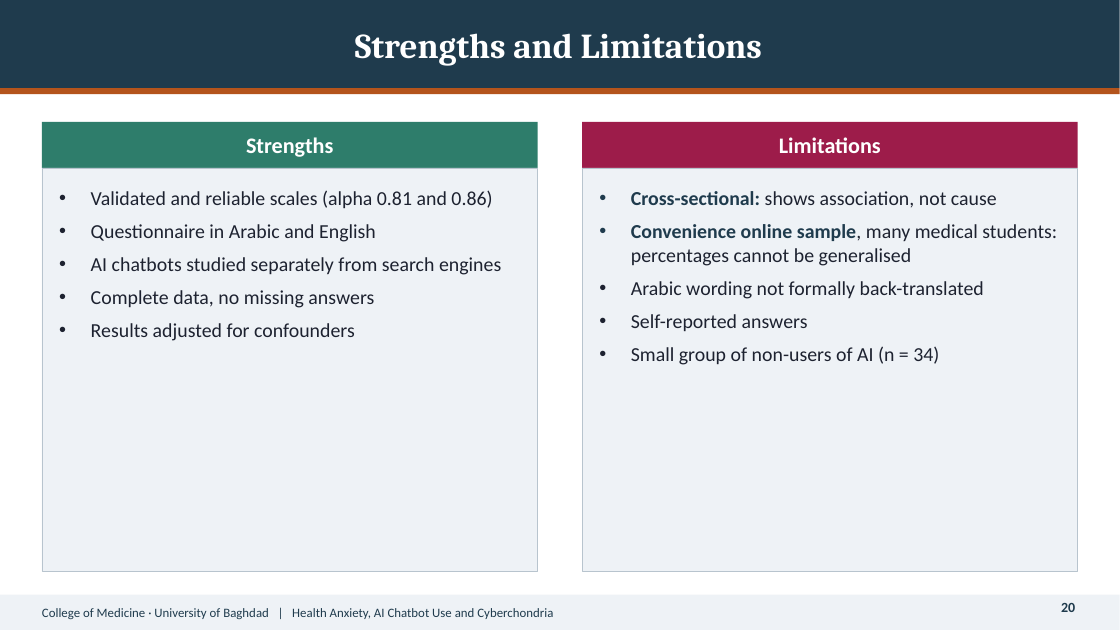
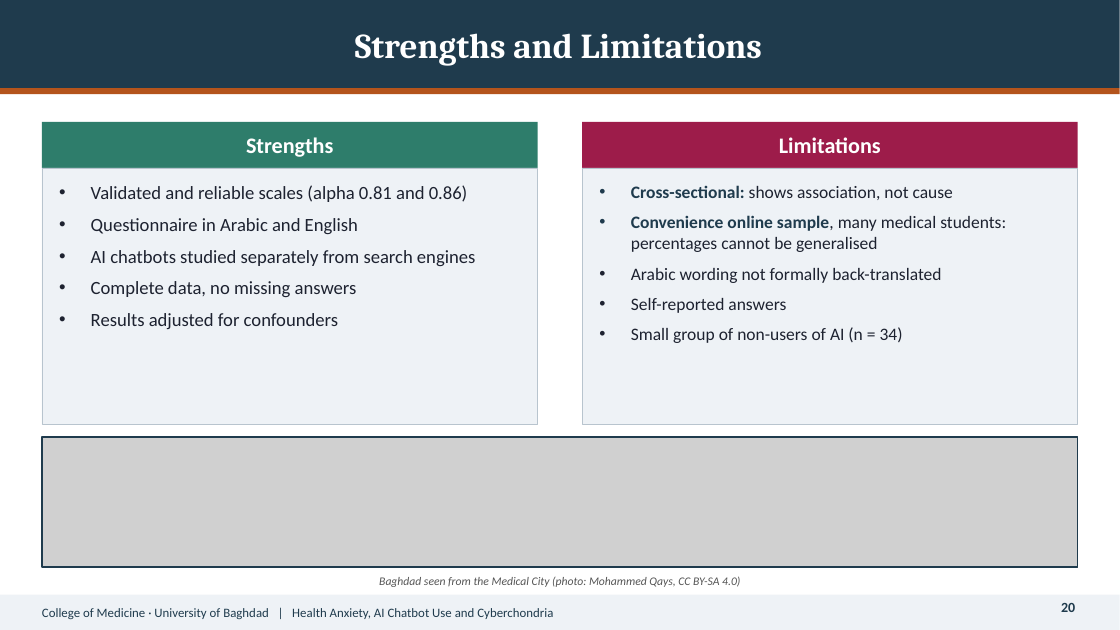
Before and after one commit to Yaseen279/History-Exam, a slide deck: slide 20 of research/output/study/slides/Defence_Presentation.pptx. Drawn at 1120x630 pixels with LibreOffice and Linux fonts; fonts in the diff are those of the drawing; grey boxes stand for pictures. Boxes give left, top, right and bottom in pixels: in the first picture for what was removed or moved away, otherwise in the second. Text is boxed around its words. In the diff, an @@ line names an element or a change of style, - is before the commit and + after.

```diff
--- a/research/output/study/slides/Defence_Presentation.pptx
+++ b/research/output/study/slides/Defence_Presentation.pptx
@@ rectangle: place and size @@
-rectangle at [42,168,538,571]
+rectangle at [42,168,538,424]
@@ text "Validated and reliable scales (alpha ..." at [91,185,475,329]: size 17 to 16 pt @@
@@ rectangle: place and size @@
-rectangle at [582,168,1078,571]
+rectangle at [582,168,1078,424]
@@ text "Cross-sectional: shows association, not cause" at [631,185,1006,343]: size 17 to 15 pt @@
@@ picture added at [42,437,1078,567] @@
@@ rectangle added at [42,437,1078,567], outline #1F3B4D 1.25 pt @@
@@ text added at [379,576,740,587], 10 pt, text #555555, italic @@
+Baghdad seen from the Medical City (photo: Mohammed Qays, CC BY-SA 4.0)
```
Also in this commit, not shown: 7 other slides changed, 9 other files.
